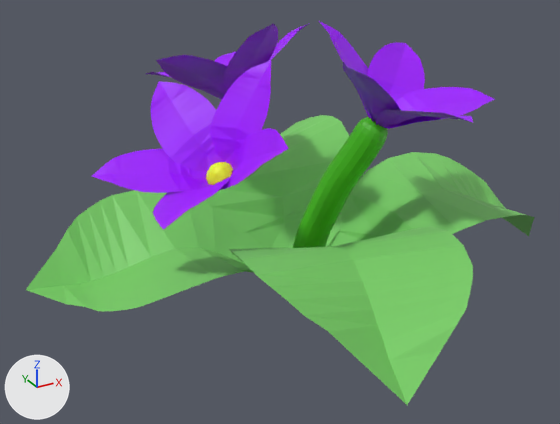
The Blender file tropical-tanks/Objects/GroundScatter/PurpleFlower.blend as it was, and as the next commit left it.
Camera for both pictures: a 50 mm camera at (-0.882, -1.461, 1.039) aimed at (-0.066, 0.022, 0.298). Every picture has the same lights, and +X, +Y and +Z are marked at lower left.

The first picture shows 'Flowers', 'Leaf', 'Stem'.
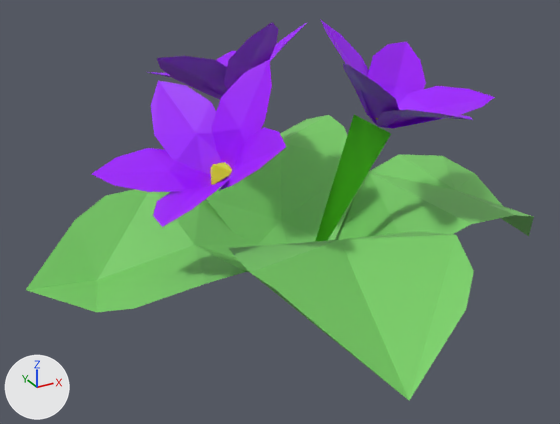
Where the change shows, as pixel boxes (x1, y1, x2, y2) in the pictures (560 x 424 px):
'Leaf', modifiers changed: before (26, 115, 535, 405); after (26, 115, 534, 400)
'Flowers', modifiers changed: before (92, 21, 495, 230); after (92, 20, 495, 227)
'Stem', modifiers changed: before (293, 117, 388, 248); after (315, 115, 391, 242)

The change, as a diff of the scene's bpy script:
```diff
--- a/tropical-tanks/Objects/GroundScatter/PurpleFlower.blend.py
+++ b/tropical-tanks/Objects/GroundScatter/PurpleFlower.blend.py
@@ ob_flowers @@
 ob_flowers.scale = (0.0655, 0.0655, 0.0655)
+_m = ob_flowers.modifiers.new('Decimate', 'DECIMATE')
+_m.ratio = 0.2
@@ ob_leaf @@
 ob_leaf.scale = (0.215, 0.215, 0.215)
+_m = ob_leaf.modifiers.new('Decimate', 'DECIMATE')
+_m.ratio = 0.3
@@ ob_stem @@
 _m = ob_stem.modifiers.new('Subdivision', 'SUBSURF')
+_m = ob_stem.modifiers.new('Decimate', 'DECIMATE')
+_m.ratio = 0.05
+_m.symmetry_axis = 'Y'
```
